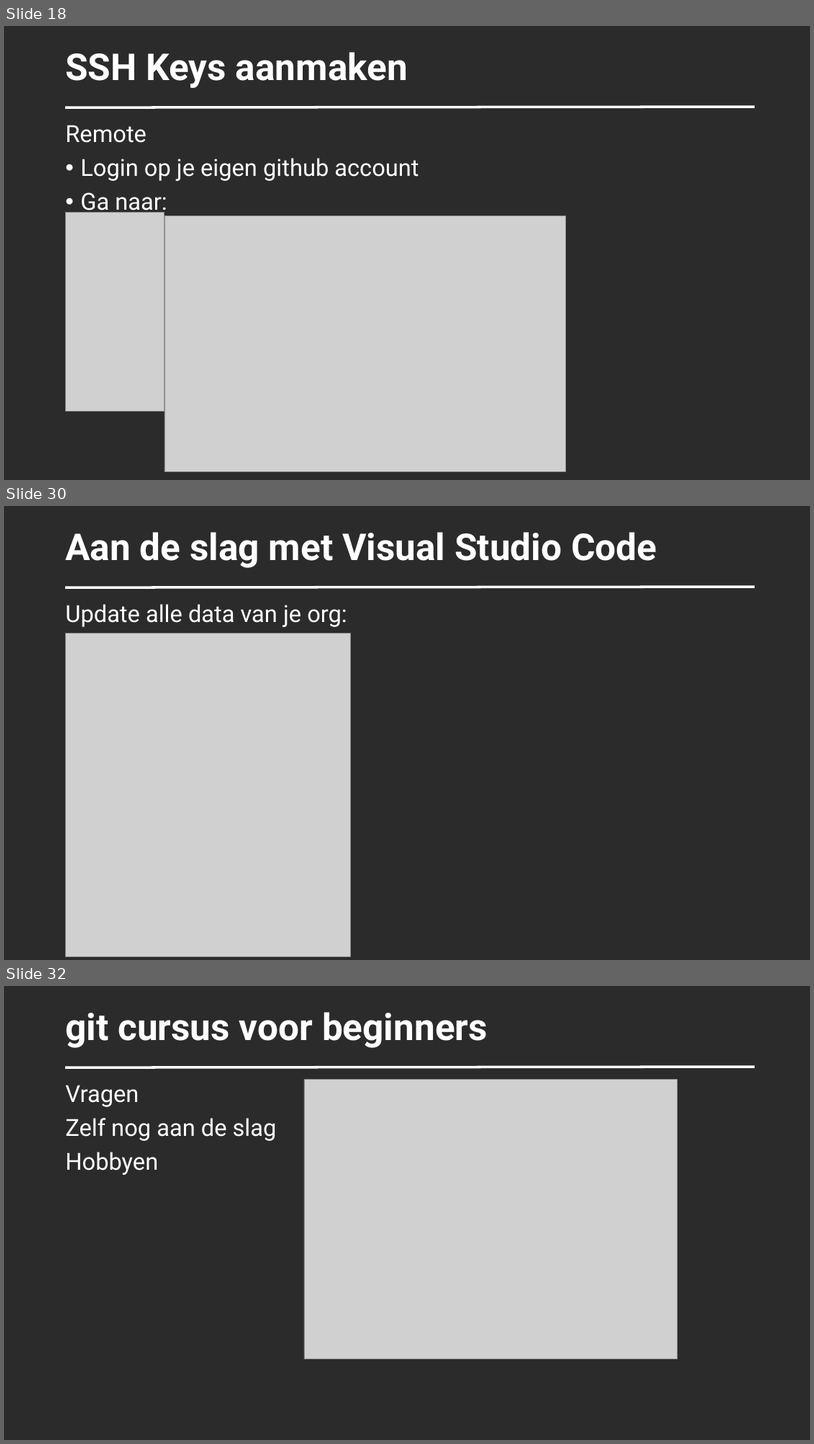
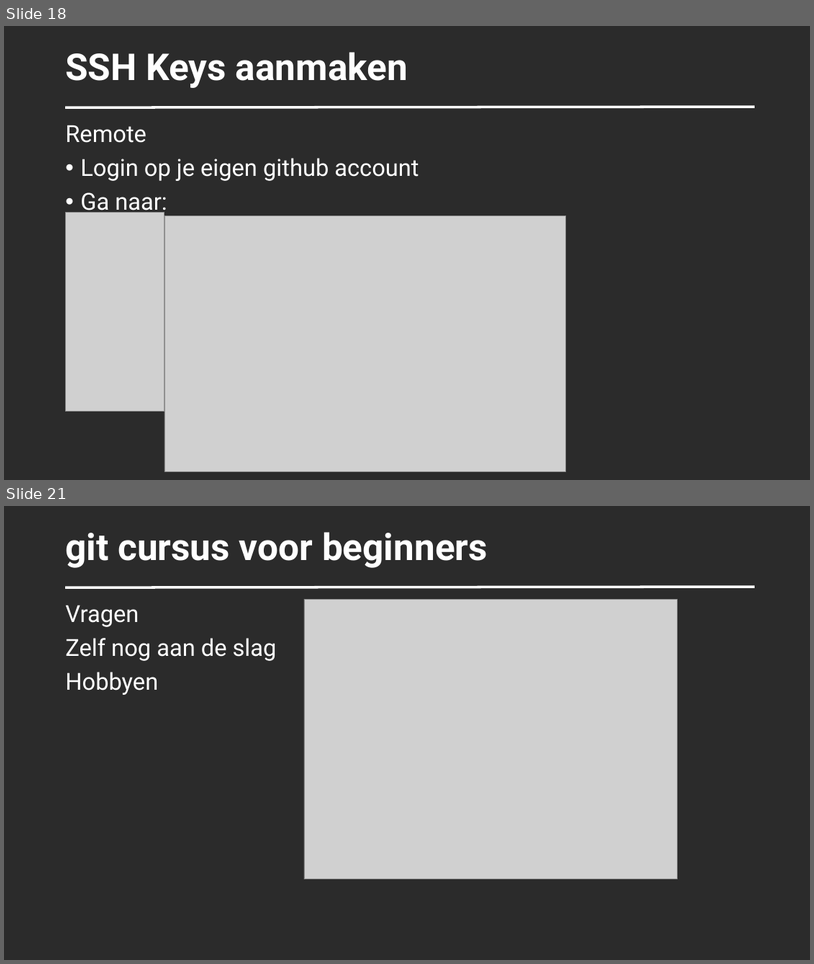
Before and after one commit to SUPERPNL/GIT-Cursus-SxBlue-2026, a slide deck: docs/20261101_gitcursus_SxBlue.pptx. Shown one above the other, each under a label of ours: slides 18, 30 and 32 before the commit, slides 18 and 21 after it; the slides between them are not shown. The pictures are 814x1444 and 814x964 pixels, drawn with LibreOffice and Linux fonts; fonts in the diff are those of the drawing; grey boxes stand for pictures; background and template pictures are left out; a plain dark background stands for a picture behind light text. Boxes give left, top, right and bottom in pixels: in the first picture for what was removed or moved away, otherwise in the second. Text is boxed around its words. In the diff, an @@ line names an element or a change of style, - is before the commit and + after.

```diff
--- a/docs/20261101_gitcursus_SxBlue.pptx
+++ b/docs/20261101_gitcursus_SxBlue.pptx
@@ slide 30 removed at bbox=[4, 506, 810, 960], background picture (left out) @@
@@ title removed at bbox=[65, 532, 657, 568] @@
-Aan de slag met Visual Studio Code
@@ line removed from (65, 587) to (756, 587) @@
@@ text removed at bbox=[65, 604, 347, 627] @@
-Update alle data van je org:
@@ picture removed at bbox=[65, 633, 350, 956] @@
@@ what was slide 32 is now slide 21 @@
```
Also in this commit, not shown: 7 slides changed, 10 other slides removed, 1 other file.
